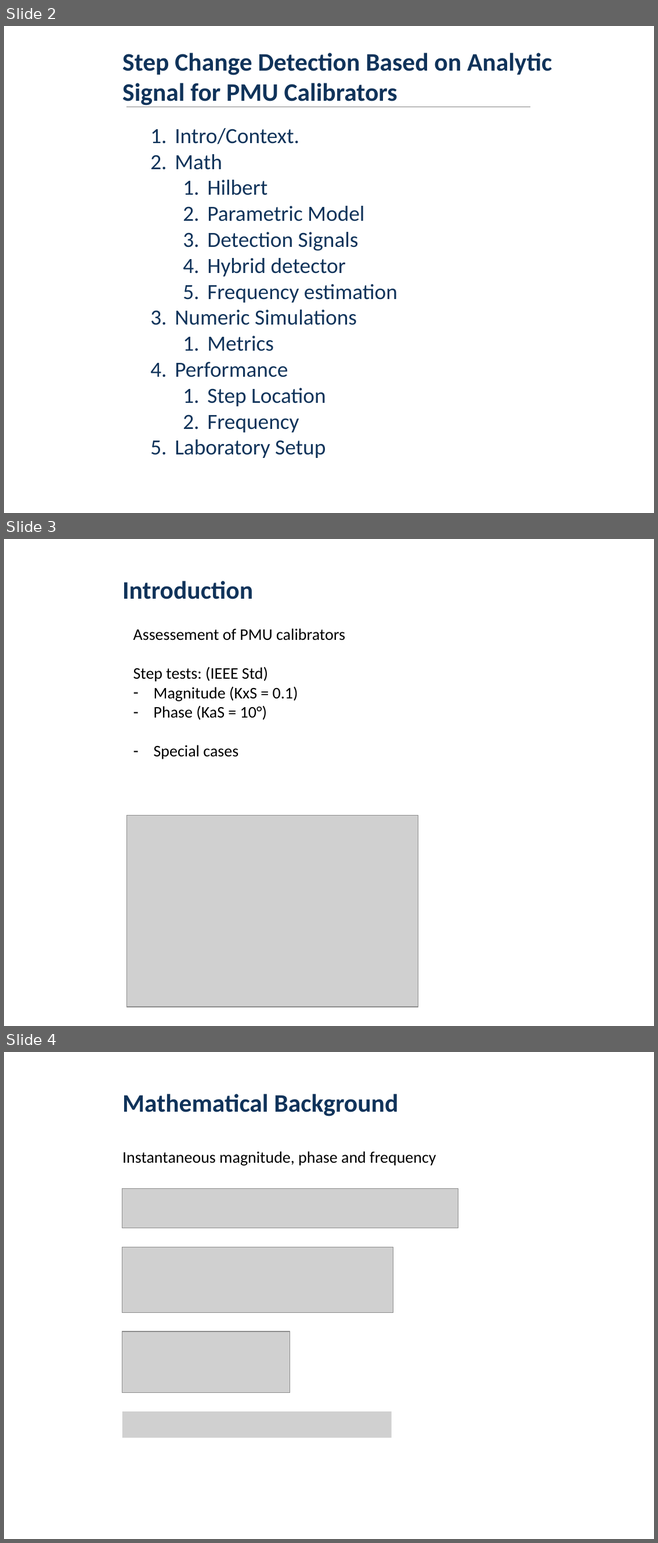
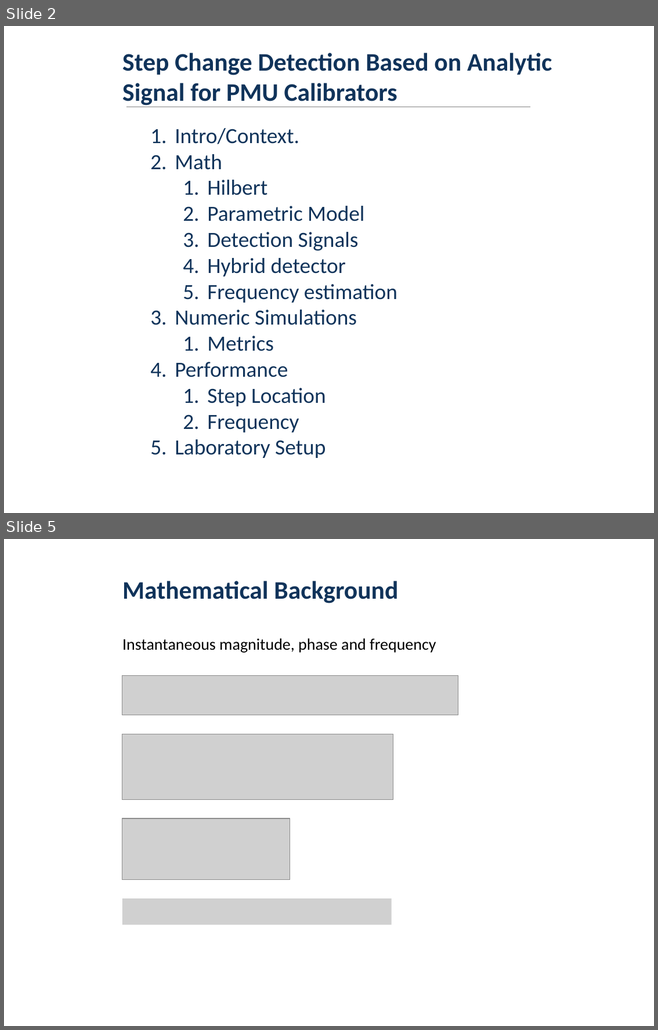
Before and after one commit to mbmartins/MATLABcodes, a slide deck: AMPS2019/AMPS-2019.pptx. Shown one above the other, each under a label of ours: slides 2, 3 and 4 before the commit, slides 2 and 5 after it; the slides between them are not shown. The pictures are 658x1543 and 658x1030 pixels, drawn with LibreOffice and Linux fonts; fonts in the diff are those of the drawing; grey boxes stand for pictures; background and template pictures are left out. Boxes give left, top, right and bottom in pixels: in the first picture for what was removed or moved away, otherwise in the second. Text is boxed around its words. In the diff, an @@ line names an element or a change of style, - is before the commit and + after.

```diff
--- a/AMPS2019/AMPS-2019.pptx
+++ b/AMPS2019/AMPS-2019.pptx
@@ slide 3 removed at bbox=[4, 539, 654, 1026], background #FFFFFF @@
@@ text removed at bbox=[122, 581, 253, 599] @@
-Introduction
@@ text removed at bbox=[133, 628, 345, 759] @@
-Assessement of PMU calibrators
-Step tests: (IEEE Std)
-– Magnitude (KxS = 0.1)
-– Phase (KaS = 10°)
-– Special cases
@@ picture removed at bbox=[127, 816, 418, 1008] @@
@@ what was slide 4 is now slide 5 @@
```
Also in this commit, not shown: 4 slides changed, 11 slides added.
